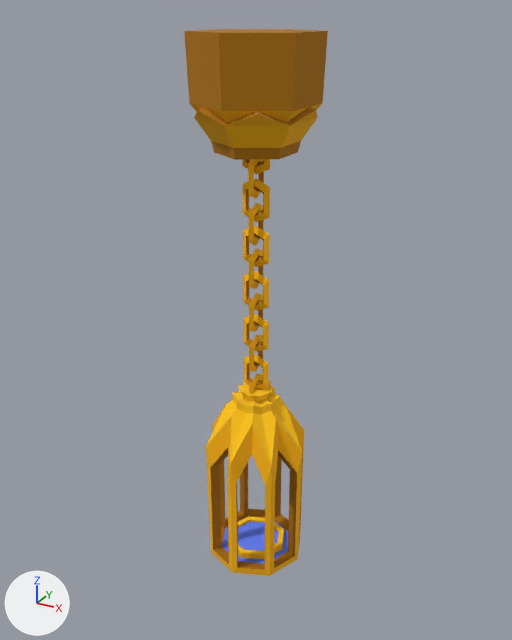
The glTF model assets/05_Fantasy_Pack/Ceiling_Lamp_01/Ceiling_Lamp_01.glb, before and after one commit.
Rendered twice from a 50 mm camera at (2.39, -4.35, 5.11) aimed at (-0.08, 0.14, 2.87). The lights are fixed; the arrows at lower left show +X, +Y and +Z. Objects named as collision shapes, trigger or cutter boxes, shadow casters or lower levels of detail are left out. Vertices at the same position are counted once.

Names of what the first picture shows: 'Ceiling_Lamp_01'.
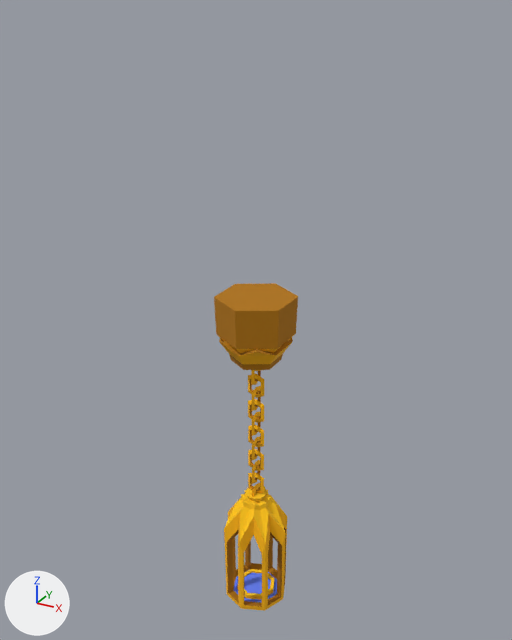
What differs and where, as boxes [x1, y1, x2, y2] in the pictures (512 x 640 px; the box of a moved part takes in the faces that stretch with it):
'Ceiling_Lamp_01', reshaped (41% narrower, 40% shorter): before [184, 29, 328, 576]; after [214, 283, 298, 611]
part 1 of me_cylinder_047, moved or reshaped: before [184, 29, 328, 160]; after [214, 283, 298, 370]
part 2 of me_cylinder_047, moved or reshaped (not visible afterwards): before [242, 159, 270, 174]
part 3 of me_cylinder_047, moved or reshaped: before [248, 159, 264, 199]; after [251, 370, 261, 385]
part 4 of me_cylinder_047, moved or reshaped: before [243, 179, 270, 222]; after [248, 374, 264, 398]
part 5 of me_cylinder_047, moved or reshaped: before [249, 203, 263, 245]; after [252, 386, 261, 411]
part 6 of me_cylinder_047, moved or reshaped: before [243, 226, 270, 267]; after [248, 399, 264, 423]
part 7 of me_cylinder_047, moved or reshaped: before [249, 248, 263, 289]; after [252, 411, 261, 436]
part 8 of me_cylinder_047, moved or reshaped: before [243, 271, 269, 311]; after [248, 425, 264, 447]
part 9 of me_cylinder_047, moved or reshaped: before [249, 293, 263, 332]; after [252, 436, 260, 460]
part 10 of me_cylinder_047, moved or reshaped: before [244, 314, 269, 352]; after [248, 449, 264, 471]
part 11 of me_cylinder_047, moved or reshaped: before [249, 335, 263, 372]; after [252, 460, 260, 484]
part 12 of me_cylinder_047, moved or reshaped: before [244, 355, 269, 390]; after [248, 472, 264, 493]
part 13 of me_cylinder_047, moved or reshaped: before [249, 374, 263, 394]; after [252, 483, 260, 497]
part 14 of me_cylinder_047, moved or reshaped: before [206, 381, 304, 576]; after [224, 486, 287, 611]

Edits to the bpy script that builds the scene:
```text
Change me_cylinder_047:
    used by ob_ceiling_lamp_01; location = (0.0, 0.0, 0.0)
    remove me_cylinder_047.from_pydata(...)  # 553 vertices, 1110 faces; spans x -0.44..0.44, y -0.46..0.46, z 0.46..4.98
    add me_cylinder_047.from_pydata(...)  # 553 vertices, 1110 faces; spans x -0.3..0.3, y -0.32..0.32, z 0.05..3.13
    me_cylinder_047 part 1: the loose piece of 72 vertices spanning x -0.44..0.44, y -0.46..0.46, z 4.2..4.98 is scaled about its middle by 0.682, then moved by (0.0, 0.0, -1.72)
    me_cylinder_047 part 2: the loose piece of 20 vertices spanning x -0.11..0.11, y -0.02..0.02, z 4.05..4.21 is scaled about its middle by 0.682, then moved by (0.0, 0.0, -1.58)
    me_cylinder_047 part 3: the loose piece of 24 vertices spanning x -0.02..0.02, y -0.11..0.11, z 3.88..4.19 is scaled about its middle by 0.682, then moved by (0.0, 0.0, -1.55)
    me_cylinder_047 part 4: the loose piece of 24 vertices spanning x -0.11..0.11, y -0.02..0.02, z 3.7..4.02 is scaled about its middle by 0.682, then moved by (0.0, 0.0, -1.49)
    me_cylinder_047 part 5: the loose piece of 24 vertices spanning x -0.02..0.02, y -0.11..0.11, z 3.53..3.85 is scaled about its middle by 0.682, then moved by (0.0, 0.0, -1.44)
    me_cylinder_047 part 6: the loose piece of 24 vertices spanning x -0.11..0.11, y -0.02..0.02, z 3.36..3.68 is scaled about its middle by 0.682, then moved by (0.0, 0.0, -1.38)
    me_cylinder_047 part 7: the loose piece of 24 vertices spanning x -0.02..0.02, y -0.11..0.11, z 3.19..3.51 is scaled about its middle by 0.682, then moved by (0.0, 0.0, -1.33)
    me_cylinder_047 part 8: the loose piece of 24 vertices spanning x -0.11..0.11, y -0.02..0.02, z 3.01..3.33 is scaled about its middle by 0.682, then moved by (0.0, 0.0, -1.27)
    me_cylinder_047 part 9: the loose piece of 24 vertices spanning x -0.02..0.02, y -0.11..0.11, z 2.84..3.16 is scaled about its middle by 0.682, then moved by (0.0, 0.0, -1.22)
    me_cylinder_047 part 10: the loose piece of 24 vertices spanning x -0.11..0.11, y -0.02..0.02, z 2.67..2.99 is scaled about its middle by 0.682, then moved by (0.0, 0.0, -1.16)
    me_cylinder_047 part 11: the loose piece of 24 vertices spanning x -0.02..0.02, y -0.11..0.11, z 2.5..2.82 is scaled about its middle by 0.682, then moved by (0.0, 0.0, -1.11)
    me_cylinder_047 part 12: the loose piece of 24 vertices spanning x -0.11..0.11, y -0.02..0.02, z 2.33..2.65 is scaled about its middle by 0.682, then moved by (0.0, 0.0, -1.06)
    me_cylinder_047 part 13: the loose piece of 20 vertices spanning x -0.02..0.02, y -0.11..0.11, z 2.32..2.48 is scaled about its middle by 0.682, then moved by (0.0, 0.0, -1.03)
    me_cylinder_047 part 14: 201 of 553 vertices moved; they spanned x -0.42..0.42, y -0.42..0.42, z 0.46..2.37 and now span x -0.29..0.29, y -0.29..0.29, z 0.05..1.35; mean shift (0.0, 0.0, -0.76); largest move (-0.14, -0.06, 2.37) -> (-0.09, -0.04, 1.35)
```
